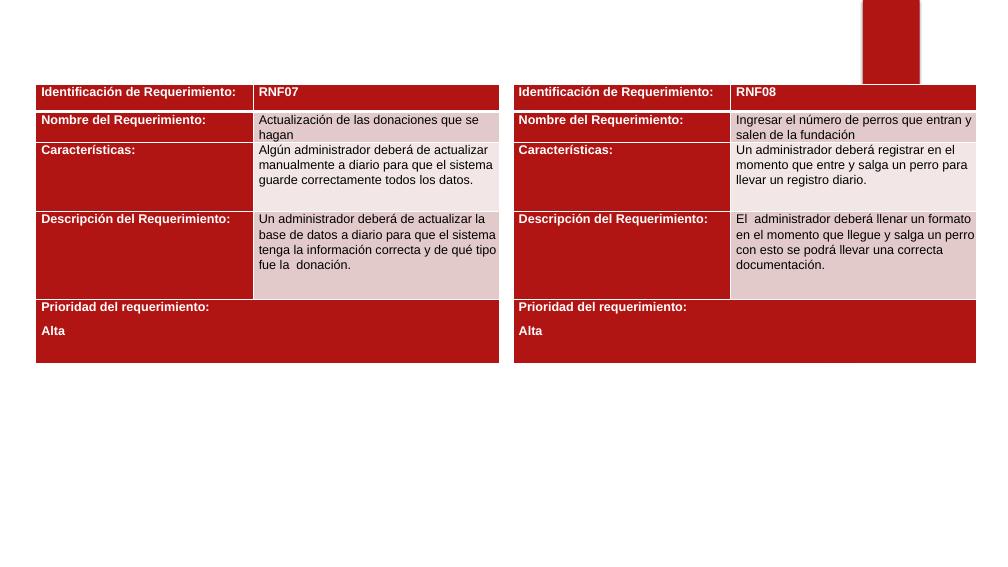
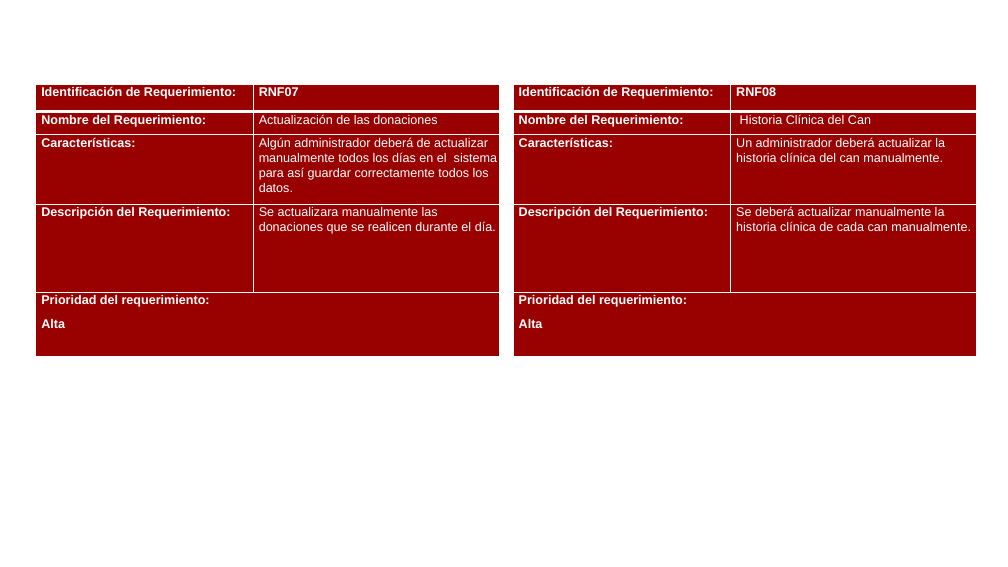
Before and after one commit to ValentinaB13/Proyecto, a slide deck: slide 26 of Guard Dogs Proyecto.pptx (slide 20 before the commit). Drawn at 1008x567 pixels with LibreOffice and Linux fonts; fonts in the diff are those of the drawing; background and template pictures are left out. Boxes give left, top, right and bottom in pixels: in the first picture for what was removed or moved away, otherwise in the second. Text is boxed around its words. In the diff, an @@ line names an element or a change of style, - is before the commit and + after.

```diff
--- a/Guard Dogs Proyecto.pptx
+++ b/Guard Dogs Proyecto.pptx
@@ rectangle removed at box(863, 0, 920, 95) @@
@@ table at box(36, 84, 499, 332) @@
-row 2, column 2: Actualización de las donaciones que se hagan
+row 2, column 2: Actualización de las donaciones
-row 3, column 2: Algún administrador deberá de actualizar manualmente a diario para que el sistema guarde correctamente todos los datos.
+row 3, column 2: Algún administrador deberá de actualizar manualmente todos los días en el sistema para así guardar correctamente todos los datos.
-row 4, column 2: Un administrador deberá de actualizar la base de datos a diario para que el sistema tenga la información correcta y de qué tipo fue la donación.
+row 4, column 2: Se actualizara manualmente las donaciones que se realicen durante el día.
@@ fill #B01513 to #990000 in 6 cells @@
@@ fill #E3CACA to #990000 in 2 cells @@
@@ fill #F2E7E6 to #990000 in row 3, column 2 @@
@@ table at box(513, 84, 977, 332) @@
-row 2, column 2: Ingresar el número de perros que entran y salen de la fundación
+row 2, column 2: Historia Clínica del Can
-row 3, column 2: Un administrador deberá registrar en el momento que entre y salga un perro para llevar un registro diario.
+row 3, column 2: Un administrador deberá actualizar la historia clínica del can manualmente.
-row 4, column 2: El administrador deberá llenar un formato en el momento que llegue y salga un perro con esto se podrá llevar una correcta documentación.
+row 4, column 2: Se deberá actualizar manualmente la historia clínica de cada can manualmente.
@@ fill #B01513 to #990000 in 6 cells @@
@@ fill #E3CACA to #990000 in 2 cells @@
@@ fill #F2E7E6 to #990000 in row 3, column 2 @@
@@ ellipse removed at box(712, 138, 944, 371) @@
```
Also in this commit, not shown: 17 other slides changed, 13 slides added, 7 slides removed.
